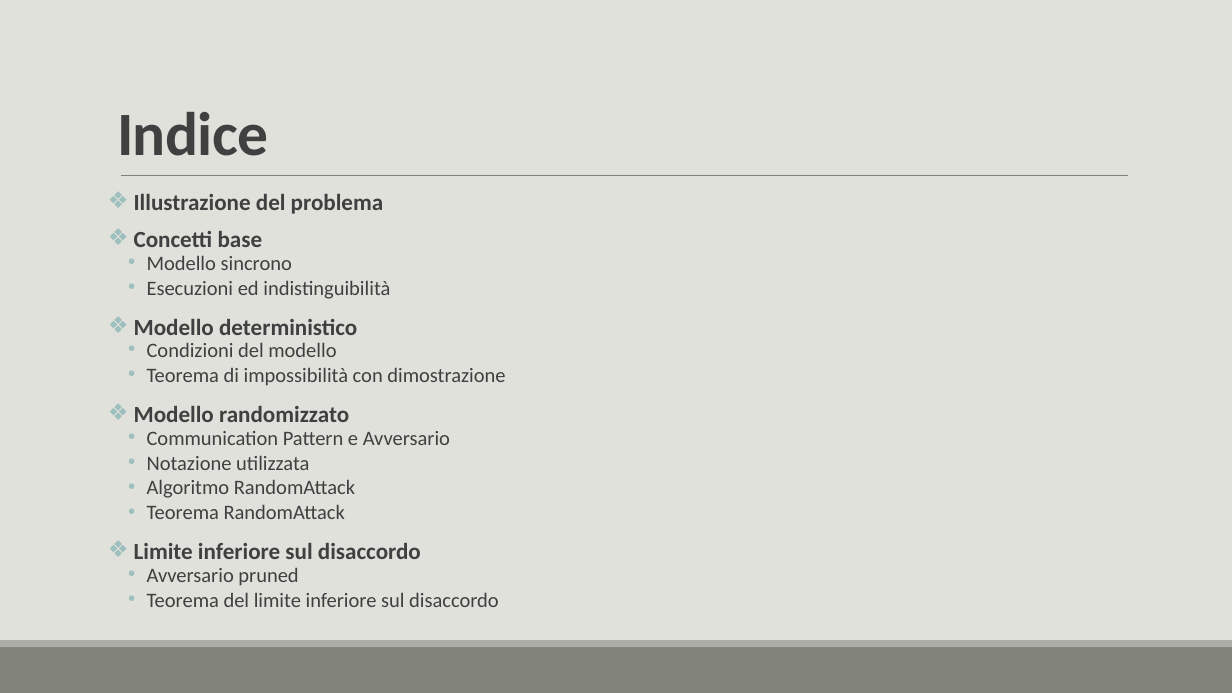
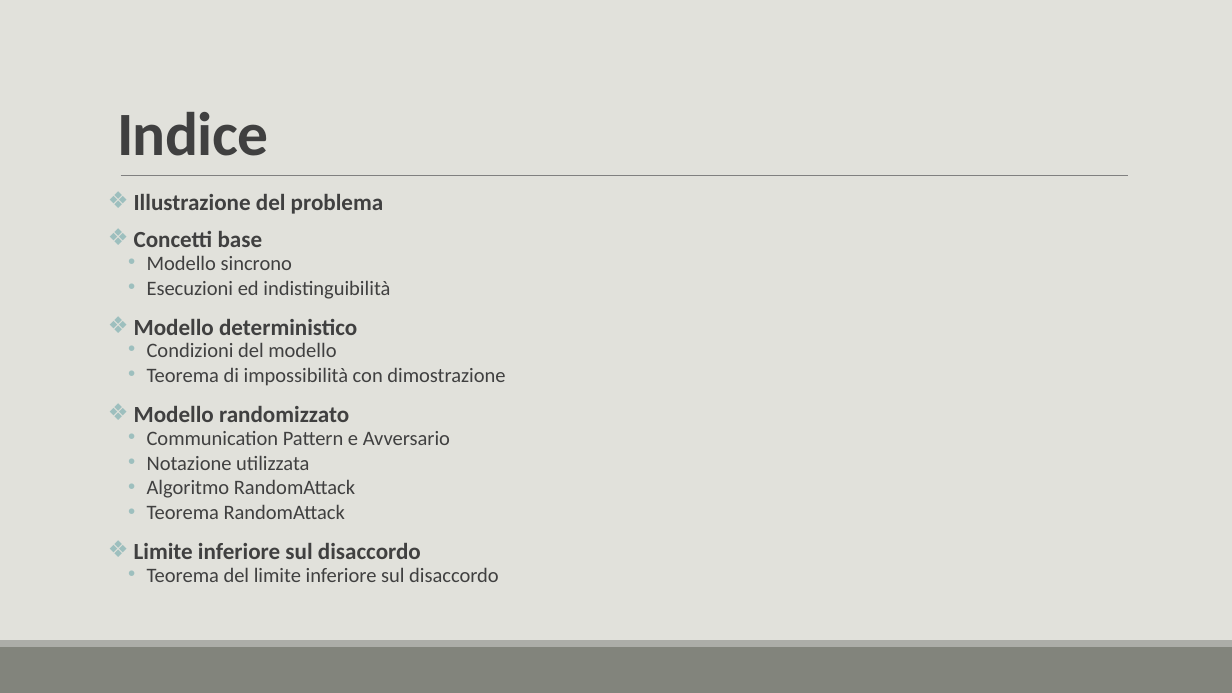
Before and after one commit to lory9894University/mcad, a slide deck: slide 2 of Prensentazione_V2.pptx. Drawn at 1232x693 pixels with LibreOffice and Linux fonts; fonts in the diff are those of the drawing. Boxes give left, top, right and bottom in pixels: in the first picture for what was removed or moved away, otherwise in the second. Text is boxed around its words. In the diff, an @@ line names an element or a change of style, - is before the commit and + after.

```diff
--- a/Prensentazione_V2.pptx
+++ b/Prensentazione_V2.pptx
@@ text at (147, 567, 298, 586): paragraph removed @@
-  • Avversario pruned
```
Also in this commit, not shown: 4 other slides changed, 2 slides added, 1 slide removed.
